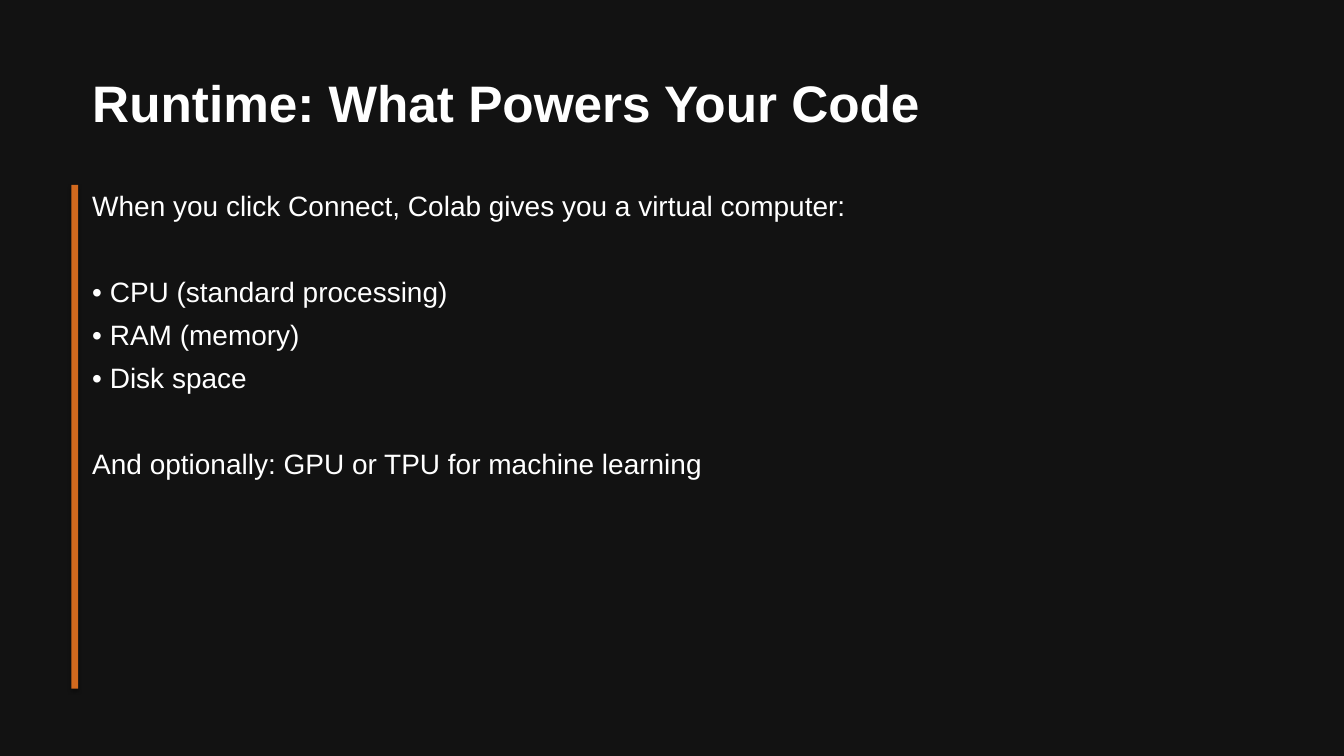
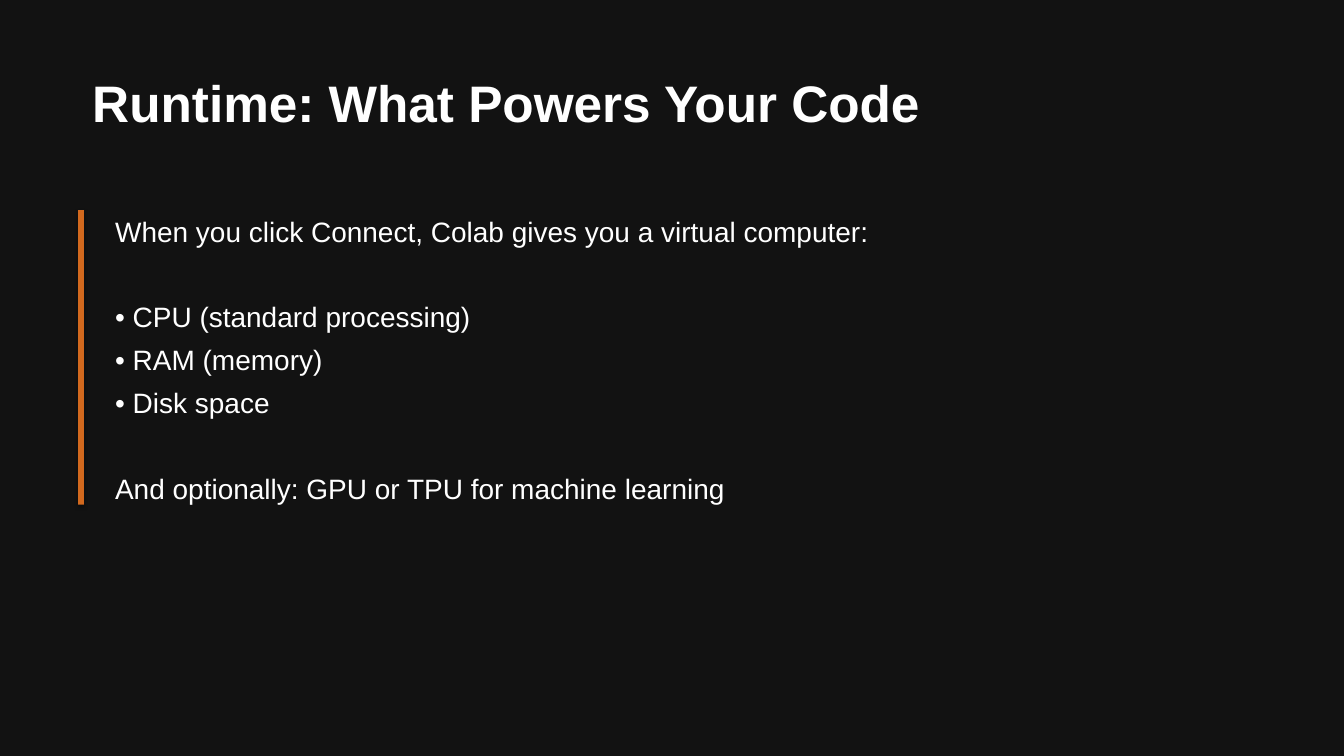
Before and after one commit to kerryback/mgmt675, a slide deck: slide 24 of colab.pptx (slide 30 before the commit). Drawn at 1344x756 pixels with LibreOffice and Linux fonts; fonts in the diff are those of the drawing. Boxes give left, top, right and bottom in pixels: in the first picture for what was removed or moved away, otherwise in the second. Text is boxed around its words. In the diff, an @@ line names an element or a change of style, - is before the commit and + after.

```diff
--- a/colab.pptx
+++ b/colab.pptx
@@ rectangle: place and size @@
-rectangle at <box>71,185,78,689</box>
+rectangle at <box>78,210,84,505</box>
@@ rectangle at <box>78,210,84,505</box>: mirrored @@
@@ text "When you click Connect, Colab ...": place and size @@
-text "When you click Connect, Colab ..." at <box>92,195,845,479</box>
+text "When you click Connect, Colab ..." at <box>115,221,868,504</box>
```
Also in this commit, not shown: 10 other slides changed, 1 slide added, 8 slides removed, 3 other files.
